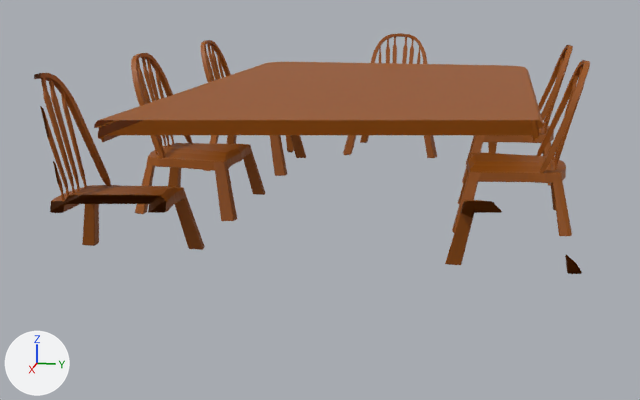
Two versions of the Blender file Assets/Art/Furniture/Kitchen/Kitchen Table and Chair.blend, one commit apart.
Camera for both pictures: a 50 mm camera at (73.8, 11.8, 19.3) aimed at (1.8, -2.5, 1.3). Lighting does not change. The marker at lower left points along +X, +Y and +Z. Everything nearer to the camera than a plane just in front of the edit is cut away. Objects named as collision shapes, trigger or cutter boxes, shadow casters or lower levels of detail are left out.

Names of what the first picture shows: 'Kitchen Chair.004', 'Kitchen Chair.005', 'Kitchen Chair.006', 'Kitchen Chair.007', 'Kitchen Chair.008', 'Kitchen Chair.009', 'Kitchen Chair.010', 'Kitchen Table'.
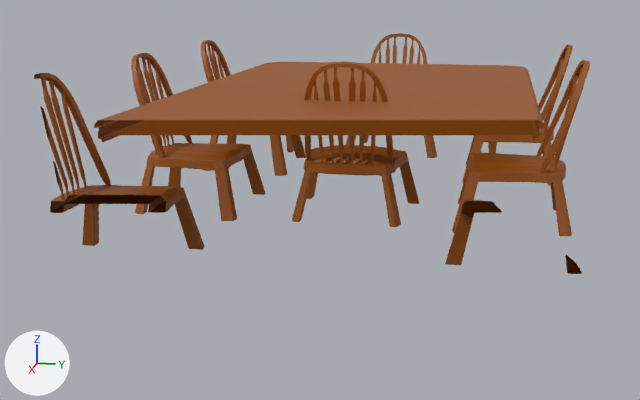
Boxes [x1, y1, x2, y2] around the edits, measured in the pictures (640 x 400 px):
'Kitchen Chair', shown (brown)
    after: [292, 61, 420, 227]

The edits, one by one:
Object 'Kitchen Chair' (ob_kitchen_chair) turns from (0, 0, 0) to (0, 0, -90) degrees about x, y and z.
Object 'Kitchen Chair' (ob_kitchen_chair) is now shown.
